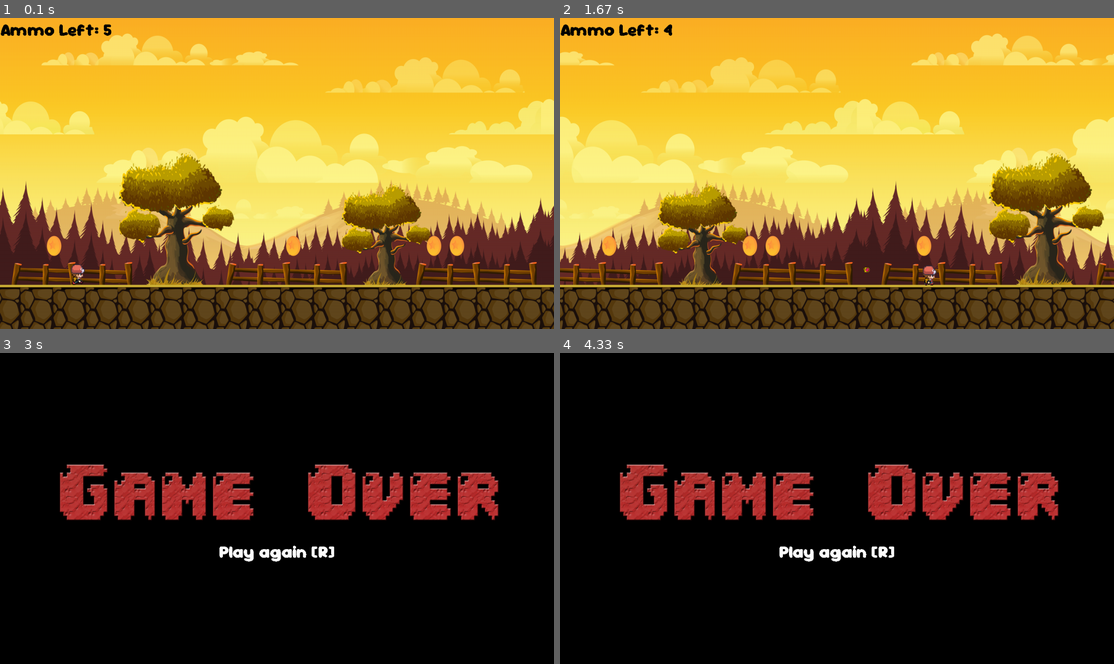
Above: before the commit, frames 1-4 (two rows, left to right).
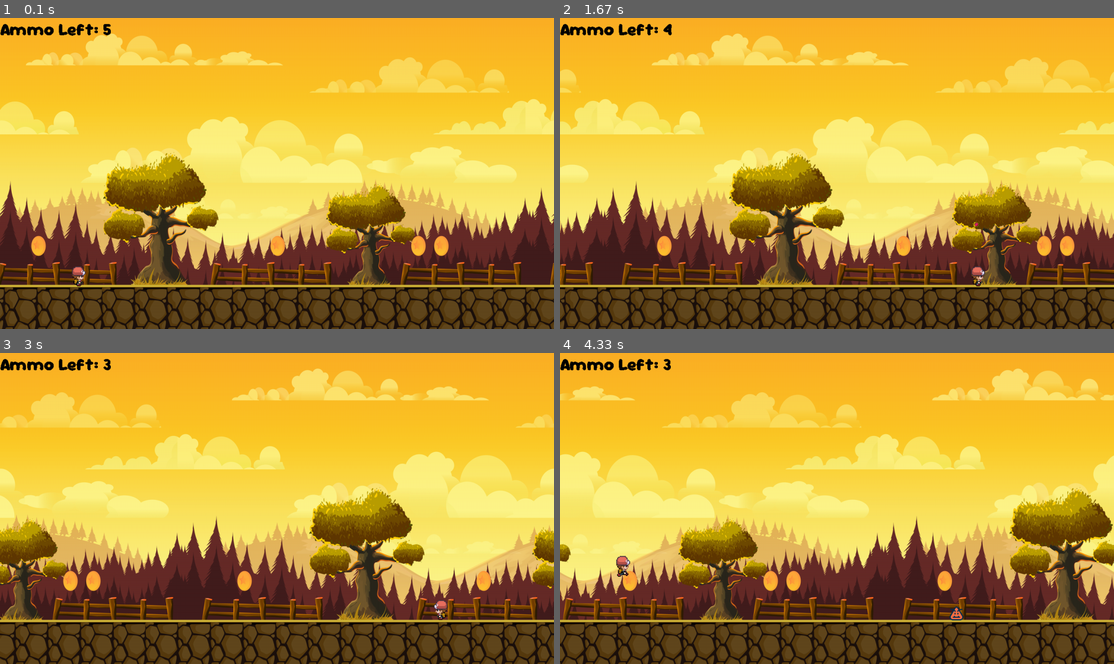
Above: after the commit, the same moments.

Repository: XanPrincipe/pygame
Game: pygame game, started from main.py
Two runs of this game, one before a commit and one after it. Both use one fixed random seed, a clock stepped at 60 frames per second and the inputs below.
Inputs (mouse positions are in pixels of both pictures, inside the frame that each line leads up to):
- Up to frame 1 (0.1 s): no input
- Up to frame 2 (1.67 s): hold Space 0.33-0.8 s; hold D 0.33-0.8 s; move the mouse to (814, 185) at 0.37 s; press the mouse at (814, 89) at 0.87 s; move the mouse to (831, 176) at 0.97 s; release the mouse at (853, 263) at 1.1 s; hold D 1.17-1.63 s; move the mouse to (814, 229) at 1.2 s
- Up to frame 3 (3 s): hold W 1.67-1.97 s; press the mouse at (254, 424) at 2.03 s; move the mouse to (216, 524) at 2.13 s; release the mouse at (182, 626) at 2.27 s; hold D 2.33-2.8 s; move the mouse to (160, 458) at 2.37 s; hold A from 2.83 s (still down)
- Up to frame 4 (4.33 s): release A at 3.37 s; hold A 3.4-3.8 s; hold W 3.83-4.2 s; hold D from 4.23 s (still down)

The runs differ from the first frame. In frame 1, 29% of the frame differs, in the area x 0-100%, y 1-100%; in frame 2, 46%; in frame 3, 99%, in the area x 0-100%, y 0-100%; in frame 4, 99%.

Commit message:
added power-up

Diff:
--- a/main.py
+++ b/main.py
@@ -1,15 +1,13 @@
 import pygame
-from pygame import KEYDOWN, KEYUP, MOUSEBUTTONUP, MOUSEBUTTONDOWN
-
-clock = pygame.time.Clock()     # Создаем переменную для задержки анимации
-pygame.init()   # Запуск программы, используется всегда как например в tkinter win = Tk()
-screen = pygame.display.set_mode((1280, 720))    # Метод для указания размеров экрана(в скобочках указывется кортеж)
-pygame.display.set_caption("DND")   # Задаем название для игры
-icon = pygame.image.load("images/icon.png").convert_alpha()    # Создаем переменную для картинки
-pygame.display.set_icon(icon)       # Загружаем иконку для приложения
-
-
-# Подкючаем задник и все анимации
+
+clock = pygame.time.Clock()  # Создаем переменную для задержки анимации
+pygame.init()  # Запуск программы, используется всегда как например в tkinter win = Tk()
+screen = pygame.display.set_mode((1280, 720))  # Метод для указания размеров экрана(в скобочках указывется кортеж)
+pygame.display.set_caption("DND")  # Задаем название для игры
+icon = pygame.image.load("images/icon.png").convert_alpha()  # Создаем переменную для картинки
+pygame.display.set_icon(icon)  # Загружаем иконку для приложения
+
+# Подключаем задник и все анимации
 bg = pygame.image.load("images/Game_Background.png").convert_alpha()
 walk_left = [
     pygame.image.load("images/player_left/left1.png").convert_alpha(),
@@ -27,8 +25,10 @@
 
 lose_bg = pygame.image.load("images/gameover.jpg").convert()
 
+ammo_reload = pygame.image.load("images/bullet/reload.png").convert_alpha()
+
 # Добавляем врага
-enemy = pygame.image.load("images/enemy/enemy.png").convert_alpha() # Для png всегда писать convert_alpha, а для всех других можно просто convert
+enemy = pygame.image.load("images/enemy/enemy.png").convert_alpha()  # Для png всегда писать convert_alpha, а для всех других можно просто convert
 # Добавляем патрон
 bullet = pygame.image.load("images/bullet/bullet.png").convert_alpha()
 bullets = []
@@ -36,100 +36,149 @@
 enemy_list_in_game = []
 # Создаем счетчик анимаций
 player_anim_count = 0
-#
+# Список с паверапами
+power_up = []
 
 # Создаем переменную для дальнейшего движения заднего фона
 bgx = 0
 bg_lose_x = 0
 
-player_speed = 12    # Скорость персонажа
-player_x = 150      # Координата персонажа по x
-player_y = 565      # Координата персонажа по y
+player_speed = 7  # Скорость персонажа
+player_x = 150  # Координата персонажа по x
+player_y = 565  # Координата персонажа по y
 
 is_jump = False
-jump_height = 7     # Высота прыжка
-
+jump_speed = 0  # Начальная скорость прыжка
+gravity = 0.5  # Ускорение свободного падения
 
 # Подключаем звук для задника
-# bg_sound = pygame.mixer.Sound("sound/bg_snd.mp3")
-# bg_sound.play(-1)   # Бесконечное проигрывание
+bg_sound = pygame.mixer.Sound("sound/bg_snd.mp3")
+bg_sound.play(-1)
+bg_sound.set_volume(0.1)
 # Добавляем таймер появления монстров на экране
+
 enemy_timer = pygame.USEREVENT + 1
+power_up_timer = pygame.USEREVENT + 2
 pygame.time.set_timer(enemy_timer, 2000)
-
+# Добавляем таймер появления паверавов на экране
+pygame.time.set_timer(power_up_timer, 5000)
 ammo = 5
 
 # Подключаем шрифт и задаем параметры текста
 label = pygame.font.Font("fonts/SourGummy-VariableFont_wdth,wght.ttf", 40)
-lose_label = label.render("You Lost", False,(193,196,199))
-label_rect = lose_label.get_rect(center=(640, 360))
-restart_label = label.render("Play again [R]", False,("white"))
+restart_label = label.render("Play again [R]", False, ("white"))
 restart_label_rect = restart_label.get_rect(center=(640, 460))
-ammo_left =label.render(f'Ammo Left: {ammo} ', False,(193,196,199))
+ammo_left = label.render(f'Ammo Left: {ammo} ', False, (193, 196, 199))
 ammo_left_rect = ammo_left.get_rect(topright=(640, 460))
 
-
 gameplay = True
-
 running = True
-while running: # Аналог из tkinter win.mainloop()
+show_restart_button = False  # Добавляем флаг для отображения кнопки перезапуска
+
+while running:  # Аналог из tkinter win.mainloop()
+    for event in pygame.event.get():  # Получаем список из всех возможных событий
+        if event.type == pygame.QUIT:  # Если мы нажимаем на кнопку закрытия, то закрывается цикл, соответственно закрывается программа
+            running = False
+            pygame.quit()
+        if event.type == enemy_timer:  # Если событие enemy_timer, то добавляем коллизию врага в список
+            enemy_list_in_game.append(enemy.get_rect(topleft=(1290, 587)))
+        if gameplay and event.type == pygame.MOUSEBUTTONDOWN and ammo > 0:
+            bullets.append(bullet.get_rect(topleft=(player_x + 30, player_y + 10)))
+            ammo -= 1
+        if event.type == power_up_timer:
+            power_up.append(ammo_reload.get_rect(topleft=(1290, 500)))
+        if (not gameplay and event.type == pygame.KEYUP
+                and event.key == pygame.K_r
+                or (show_restart_button and restart_label_rect.collidepoint(pygame.mouse.get_pos())
+                    and event.type == pygame.MOUSEBUTTONDOWN)):
+            gameplay = True
+            player_x = 150
+            player_y = 565
+            bullets.clear()
+            enemy_list_in_game.clear()  # Чистим врагов
+            ammo = 5
+            is_jump = False  # Сброс состояния прыжка
+            jump_speed = 0  # Сброс скорости прыжка
+            bg_sound.play(-1)
+            power_up.clear()
+            show_restart_button = False  # Скрываем кнопку перезапуска
+
+    keys = pygame.key.get_pressed()
+    mouse = pygame.mouse.get_pos()
 
     screen.blit(bg, (bgx, 0))
     screen.blit(bg, (bgx + 1280, 0))
-    screen.blit(ammo_left, (1, 1))
+    screen.blit(ammo_left, (0, 0))
+
+
     if gameplay:
-    # Создаем коллизию
+        # Создаем коллизию
         player_rect = walk_right[0].get_rect(topleft=(player_x, player_y))
 
-    # Создаем переменную el, которая принимает картинку enemy и координаты из списка, добавляем enumerate для того,
-    # чтобы удобно индексировать врагов и удалять их после исчезновения с экрана
+        # Создаем переменную el, которая принимает картинку enemy и координаты из списка, добавляем enumerate для того,
+        # чтобы удобно индексировать врагов и удалять их после исчезновения с экрана
         if enemy_list_in_game:
-            for (i, el) in enumerate (enemy_list_in_game):
+            for (i, el) in enumerate(enemy_list_in_game):
                 screen.blit(enemy, el)
-                el.x -= 10      # Движение врага
+                el.x -= 10  # Движение врага
 
                 if el.x < -10:
-                    enemy_list_in_game.pop(0)   # Без 0 неправильно чистилось
-
-    # Задаем условия столкновения
+                    enemy_list_in_game.pop(0)  # Без 0 неправильно чистилось
+
+                # Задаем условия столкновения
                 if player_rect.colliderect(el):
                     gameplay = False
-
-
-    # Проверка на движение влево/вправо
-        keys = pygame.key.get_pressed()
+                    show_restart_button = True  # Показываем кнопку перезапуска
+        # Создаем паверап
+        if power_up:
+            for (i, el) in enumerate (power_up):
+                screen.blit(ammo_reload, el)
+                el.x -= 5
+
+                if el.x < -10:
+                    power_up.pop(0)
+
+                if player_rect.colliderect(el):
+                    if ammo == 4:
+                        ammo = 5
+                    if ammo < 5:
+                        ammo += 2
+
+                    power_up.pop(0)
+        # Проверка на движение влево/вправо
         if keys[pygame.K_a]:
-            screen.blit(walk_left[player_anim_count], (player_x, player_y))
+            screen.blit(walk_left[player_anim_count // 20], (player_x, player_y))
         else:
-            screen.blit(walk_right[player_anim_count], (player_x, player_y))
-
-    # Движение персонажа
-        if keys[pygame.K_a] and player_x > 50:   # Если нажата кнопка влево и координата по x больше 50, то персонаж дальше не идет
+            screen.blit(walk_right[player_anim_count // 20], (player_x, player_y))
+
+        # Движение персонажа
+        if keys[pygame.K_a] and player_x > 50:  # Если нажата кнопка влево и координата по x больше 50, то персонаж дальше не идет
             player_x -= player_speed + 6
-        elif keys[pygame.K_d] and player_x < 1230:   # Если нажата кнопка вправо и координата по x меньше 200, то персонаж дальше не идет
+        elif keys[pygame.K_d] and player_x < 1230:  # Если нажата кнопка вправо и координата по x меньше 200, то персонаж дальше не идет
             player_x += player_speed
-    # Прыжок
+
+        # Прыжок
         if not is_jump:
             if keys[pygame.K_w] or keys[pygame.K_SPACE]:
                 is_jump = True
+                jump_speed = -10  # Начальная скорость прыжка
         else:
-            if jump_height >= -7:
-                if jump_height > 0:
-                    player_y -= (jump_height ** 2) / 2
-                else:
-                    player_y += (jump_height ** 2) / 2
-                jump_height -= 1
-            else:
+            player_y += jump_speed  # Изменяем положение по вертикали
+            jump_speed += gravity  # Увеличиваем скорость падения (гравитация)
+
+            # Если персонаж на земле, то сбросить параметры прыжка
+            if player_y >= 565:
+                player_y = 565
                 is_jump = False
-                jump_height = 7
-    # Смена анимации при движении
-        if player_anim_count == 3:
+
+        # Смена анимации при движении
+        if player_anim_count == 60:
             player_anim_count = 0
         else:
             player_anim_count += 1
-    # Скорость смены задника
+        # Скорость смены задника
         bgx -= 6
-    # Условие движения экрана
+        # Условие движения экрана
         if bgx <= -1280:
             bgx = 0
 
@@ -137,44 +186,25 @@
         ammo_left_rect = ammo_left.get_rect(topright=(640, 460))
 
         if bullets:
-            for (i, el) in enumerate (bullets):
+            for (i, el) in enumerate(bullets):
                 screen.blit(bullet, (el.x, el.y))
                 el.x += 4
                 if el.x > 1290:
                     bullets.pop(i)
 
                 if enemy_list_in_game:
-                    for (index, enemy_el) in enumerate (enemy_list_in_game):
+                    for (index, enemy_el) in enumerate(enemy_list_in_game):
                         if el.colliderect(enemy_el):
                             enemy_list_in_game.pop(index)
                             bullets.pop(i)
     else:
         # Вывод экрана проигрыша вместе с текстом
         screen.blit(lose_bg, (bg_lose_x, 0))
-        screen.blit(restart_label, restart_label_rect)
-
-        # Условия рестарта
-        keys = pygame.key.get_pressed()
-        mouse = pygame.mouse.get_pos()      # Этот метод присваивает координаты x, y переменной mouse
-        if restart_label_rect.collidepoint(mouse) and pygame.mouse.get_pressed()[0] or keys[pygame.K_r]:    # collidepoint - проверяет соприкосновение прямоугольника текста рестарта с мышью
-            gameplay = True
-            player_x = 150
-            player_y = 565
-            bullets.clear()
-            enemy_list_in_game.clear()  # Чистим врагов
-            ammo = 5
-
-    pygame.display.flip()     # Обновляет изображения на экране
-
-    for event in pygame.event.get():    # Получаем список из всех возможных событий
-        if event.type == pygame.QUIT:   # Если мы нажимаем на кнопку закрытия, то закрывается цикл, соответственно закрывается программа
-            running = False
-            pygame.quit()
-        if event.type == enemy_timer:   # Если событие enemy_timer, то добавляем колизию врага в список
-           enemy_list_in_game.append(enemy.get_rect(topleft=(1290, 587)))
-        if gameplay and event.type == pygame.MOUSEBUTTONDOWN and ammo > 0:
-            bullets.append(bullet.get_rect(topleft=(player_x + 30,player_y + 10)))
-            ammo -= 1
-
-# Скоросить движения персонажа и также смены задника
-    clock.tick(60)
+        if show_restart_button:
+            screen.blit(restart_label, restart_label_rect)
+        bg_sound.stop()
+
+    pygame.display.update()  # Обновляет изображения на экране
+
+    # Скорость движения персонажа и также смены задника
+    clock.tick(120)
Binary file added: images/bullet/reload.png
